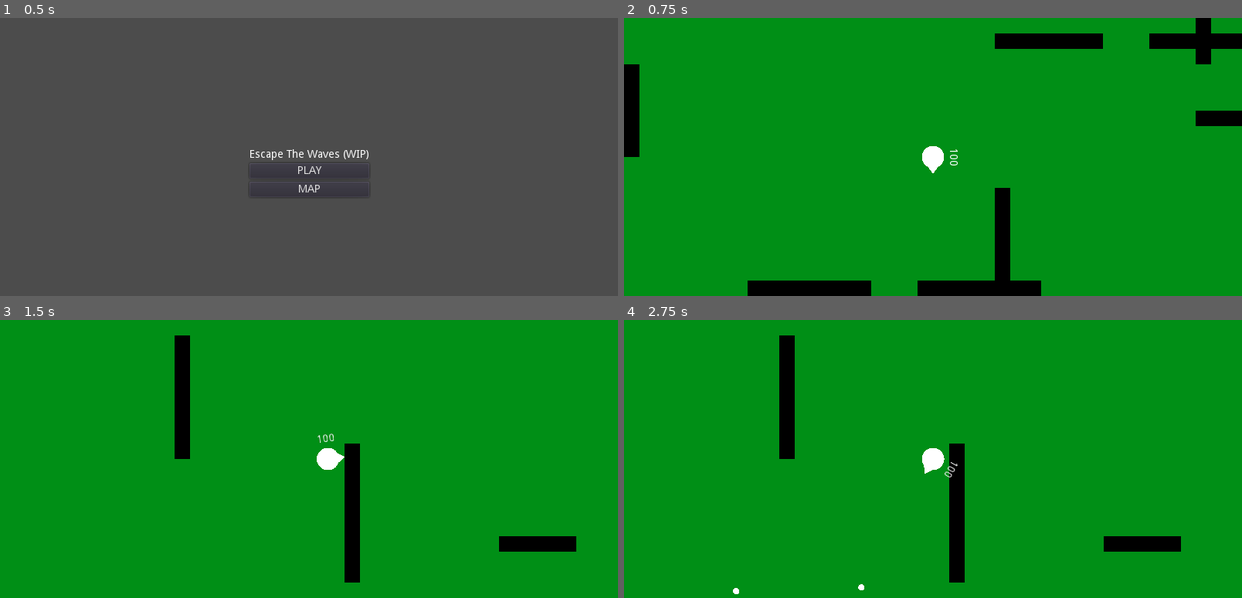
Above: before the commit, frames 1-4 (two rows, left to right).
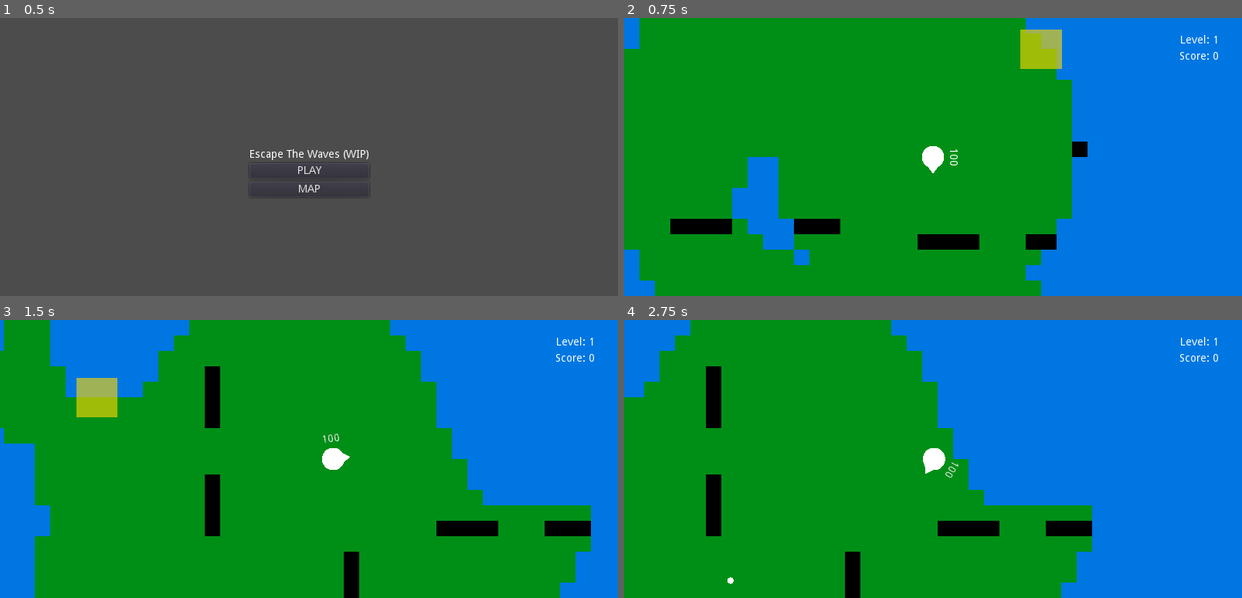
Above: after the commit, the same moments.

Repository: EmilienLeroy/EscapeTheWave
Game: Godot game, scene res://main.tscn
The game is run twice, just before and just after one commit, with the same random seed, the same clock (stepped at 60 frames per second) and the same inputs.
Inputs (mouse positions are in pixels of both pictures, inside the frame that each line leads up to):
- Up to frame 1 (0.5 s): no input
- Up to frame 2 (0.75 s): click "MAP" at 0.5 s
- Up to frame 3 (1.5 s): tap Enter (ui_accept) at 1.25 s; move the mouse to (444, 445) at 1.27 s; hold Right (ui_right) from 1.28 s (still down); hold Enter (ui_accept) from 1.28 s (still down); click (444, 445) at 1.42 s
- Up to frame 4 (2.75 s): release Right (ui_right) at 2 s; release Enter (ui_accept) at 2 s; drag from (809, 472) to (902, 514) at 2.02 s

Frame 1 is identical in both runs. In frame 2, 39% of the frame differs, in the area x 0-100%, y 0-100%; in frame 3, 35%; in frame 4, 48%.

Commit message:
✨ Go to the next level when player escape

Diff:
--- a/scenes/map/map.gd
+++ b/scenes/map/map.gd
@@ -2,16 +2,37 @@
 
 var Map = preload('res://entities/world/world.tscn');
 
+var score = 0;
+var level = 1;
+var map_size = 80;
+
+func init(data):
+	level = data.level;
+	score = data.score;
+
 func _ready():
 	var map = Map.instance();
 
-	map.init(200, $Player, $Camera, $Escape);
+	map.init(map_size * level, $Player, $Camera, $Escape);
 	add_child(map);
 	move_child(map, 0);
 
+	$Escape.connect("player_escape", self, "on_player_escape");
+	$HUD/Level.text = 'Level: ' + str(level);
+	$HUD/Score.text = 'Score: ' + str(score);
+
 	pass
 
+func on_player_escape(escape_score):
+	Router.goto_scene('res://scenes/map/map.tscn', {
+		"level": level + 1,
+		"score": escape_score
+	});
 
 func _input(event):
 	if event.is_action_pressed("ui_accept"):
-		get_tree().reload_current_scene()
+		# debug function to regenerate the current level
+		Router.goto_scene('res://scenes/map/map.tscn', {
+			"level": level,
+			"score": score
+		});
--- a/scenes/map/map.tscn
+++ b/scenes/map/map.tscn
@@ -19,3 +19,19 @@
 [node name="Control" parent="." instance=ExtResource( 3 )]
 
 [node name="Escape" parent="." instance=ExtResource( 1 )]
+
+[node name="HUD" type="CanvasLayer" parent="."]
+
+[node name="Level" type="Label" parent="HUD"]
+margin_left = 720.0
+margin_top = 22.0
+margin_right = 770.0
+margin_bottom = 36.0
+text = "Level: 0"
+
+[node name="Score" type="Label" parent="HUD"]
+margin_left = 719.0
+margin_top = 43.0
+margin_right = 770.0
+margin_bottom = 57.0
+text = "Score: 0"
--- a/utils/router.gd
+++ b/utils/router.gd
@@ -15,7 +15,7 @@
 	current_scene.free();
 	current_scene = scene.instance();
 
-	if (current_scene.has_method('init')):
+	if (current_scene.has_method('init') and data):
 		current_scene.init(data);
 
 	get_tree().root.add_child(current_scene);
